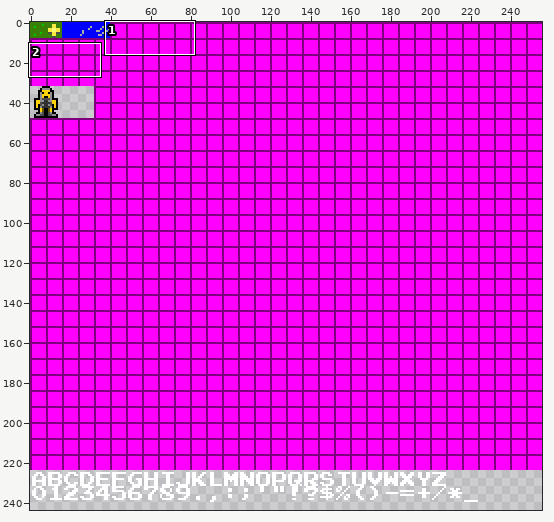
Sprite sheet: res/spritesheet.png. The picture above shows the old version from afar; the outline marks the close-up.
Close-up. First the earlier version:
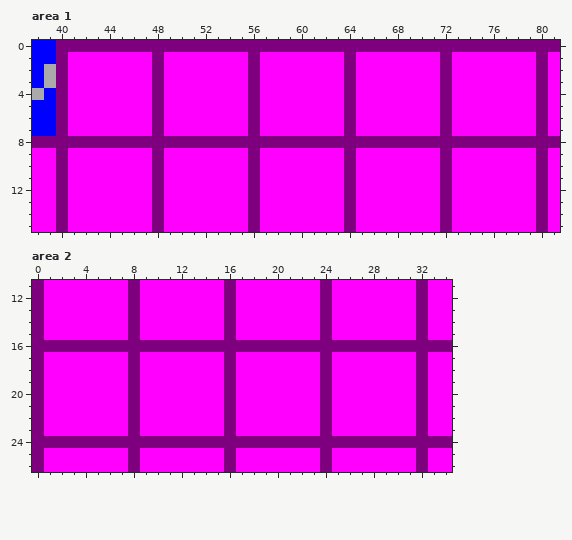
The file is 256x256 pixels. Colours within 5 levels of each other are drawn and written as one. Shown: area 1: x 38..81, y 0..15; area 2: x 0..34, y 11..26. The wide view leaves out empty margins.
New version:
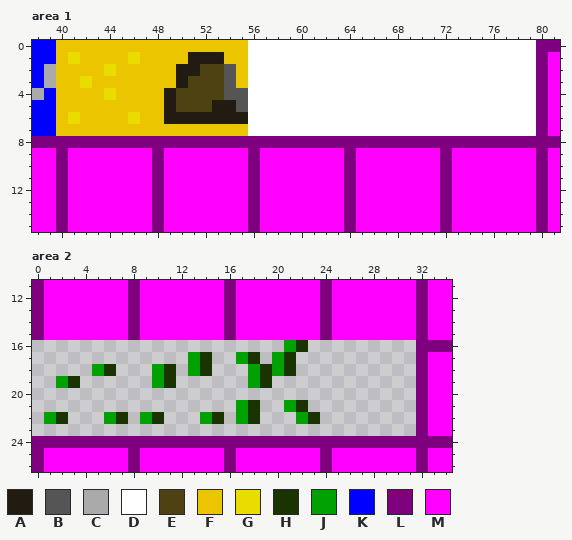
Palette (. is transparent): A #211b12  B #555555  C #aaaaaa  D #ffffff  E #4e4112  F #ebc600  G #ebdc00  H #1a3400  J #00a100  K #0000ff  L #7f007f  M #ff00ff
What changed:
Area 1:
The edit turns colour M into colour A in row 1 at x 51 to 53; in row 2 at x 50 to 51; in row 3 at x 50; in row 4 at x 49; in row 5 at x 49 and 53 to 54; in row 6 at x 49 to 55.
The edit turns colour M into colour B in rows 2 to 3 at x 54; in row 4 at x 54 to 55; in row 5 at x 55.
The edit turns colour L into colour D in row 0 at x 56 to 79; in rows 1 to 7 at x 56, 64 and 72.
The edit turns colour M into colour D in rows 1 to 7 at x 57 to 63, 65 to 71 and 73 to 79.
The edit turns colour M into colour E in row 2 at x 52 to 53; in row 3 at x 51 to 53; in row 4 at x 50 to 53; in row 5 at x 50 to 52.
The edit turns colour L into colour F in row 0 at x 40 to 55; in rows 1 to 7 at x 40 and 48.
The edit turns colour M into colour F in row 1 at x 42 to 45, 47, 49 to 50 and 54 to 55; in row 2 at x 41 to 43, 45 to 47, 49 and 55; in row 3 at x 41, 43 to 47, 49 and 55; in row 4 at x 41 to 43 and 45 to 47; in row 5 at x 41 to 47; in row 6 at x 42 to 45 and 47.
The edit turns colour M into colour F in row 7 at x 41 to 47 and 49 to 55.
The edit turns colour M into colour G in row 1 at x 41 and 46; in row 2 at x 44; in row 3 at x 42; in row 4 at x 44; in row 6 at x 41 and 46.
Area 2:
The edit turns colour L into colour H in row 16 at x 22.
The edit turns colour M into colour H in row 17 at x 14, 18 and 21; in row 18 at x 6, 11, 14, 19 and 21; in row 19 at x 3, 11 and 19; in row 21 at x 18 and 22; in row 22 at x 2, 7, 10, 15, 18 and 23.
The edit turns colour L into colour J in row 16 at x 21.
The edit turns colour M into colour J in row 17 at x 13, 17 and 20; in row 18 at x 5, 10, 13, 18 and 20; in row 19 at x 2, 10 and 18; in row 21 at x 17 and 21; in row 22 at x 1, 6, 9, 14, 17 and 22.
The edit erases colour L in row 16 at x 0 to 20 and 23 to 31; in rows 17 to 23 at x 0, 8, 16 and 24.
The edit erases colour M in row 17 at x 1 to 7, 9 to 12, 15, 19, 22 to 23 and 25 to 31; in row 18 at x 1 to 4, 7, 9, 12, 15, 17, 22 to 23 and 25 to 31; in row 19 at x 1, 4 to 7, 9, 12 to 15, 17, 20 to 23 and 25 to 31; in row 20 at x 1 to 7, 9 to 15, 17 to 23 and 25 to 31; in row 21 at x 1 to 7, 9 to 15, 19 to 20, 23 and 25 to 31; in row 22 at x 3 to 5, 11 to 13, 19 to 21 and 25 to 31.
The edit erases colour M in row 23 at x 1 to 7, 9 to 15, 17 to 23 and 25 to 31.
Boxes around the changes in both close-ups, in picture pixels (x1, y1, x2, y2):
changed: (56, 40, 536, 136)
changed: (32, 340, 416, 436)
